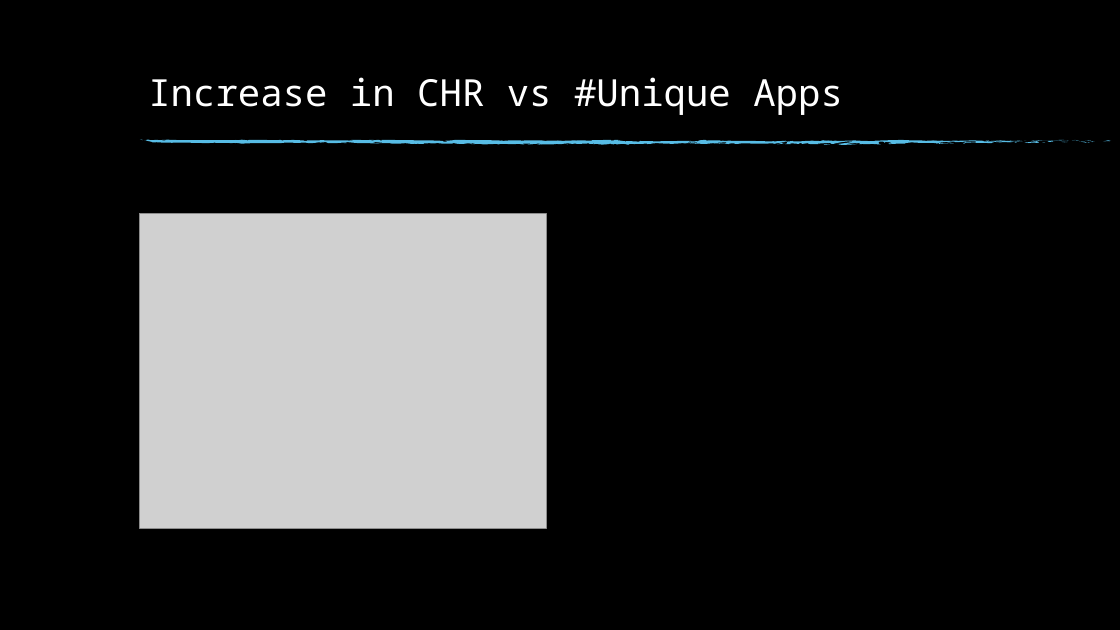
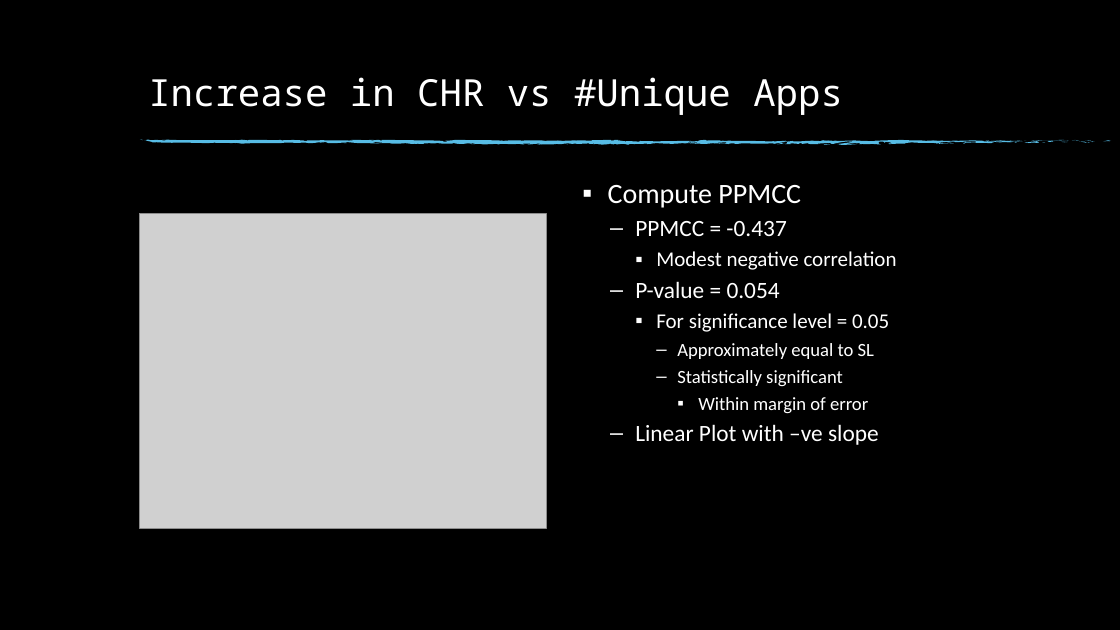
Before and after one commit to Buzz-Lightyear/ThesisDocuments, a slide deck: slide 49 of Thesis Presentation.pptx. Drawn at 1120x630 pixels with LibreOffice and Linux fonts; fonts in the diff are those of the drawing; grey boxes stand for pictures; background and template pictures are left out. Boxes give left, top, right and bottom in pixels: in the first picture for what was removed or moved away, otherwise in the second. Text is boxed around its words. In the diff, an @@ line names an element or a change of style, - is before the commit and + after.

```diff
--- a/Thesis Presentation.pptx
+++ b/Thesis Presentation.pptx
@@ text added at (608, 185, 897, 445), 16 pt, text #FFFFFF @@
+▪ Compute PPMCC
+  – PPMCC = -0.437
+    ▪ Modest negative correlation
+  – P-value = 0.054
+    ▪ For significance level = 0.05
+      – Approximately equal to SL
+      – Statistically significant
+        ▪ Within margin of error
+  – Linear Plot with –ve slope
```
Also in this commit, not shown: 9 other slides changed.
